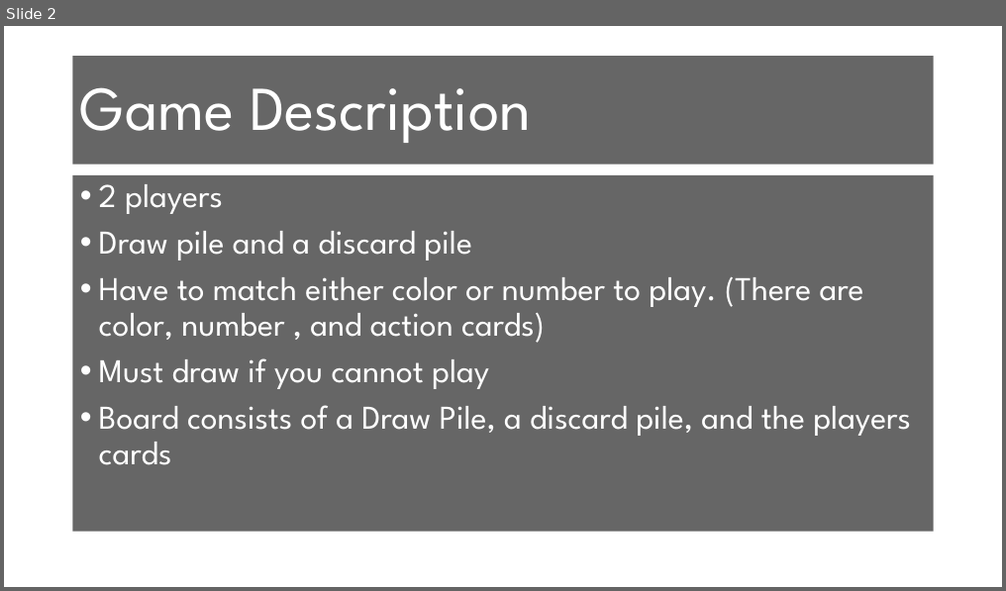
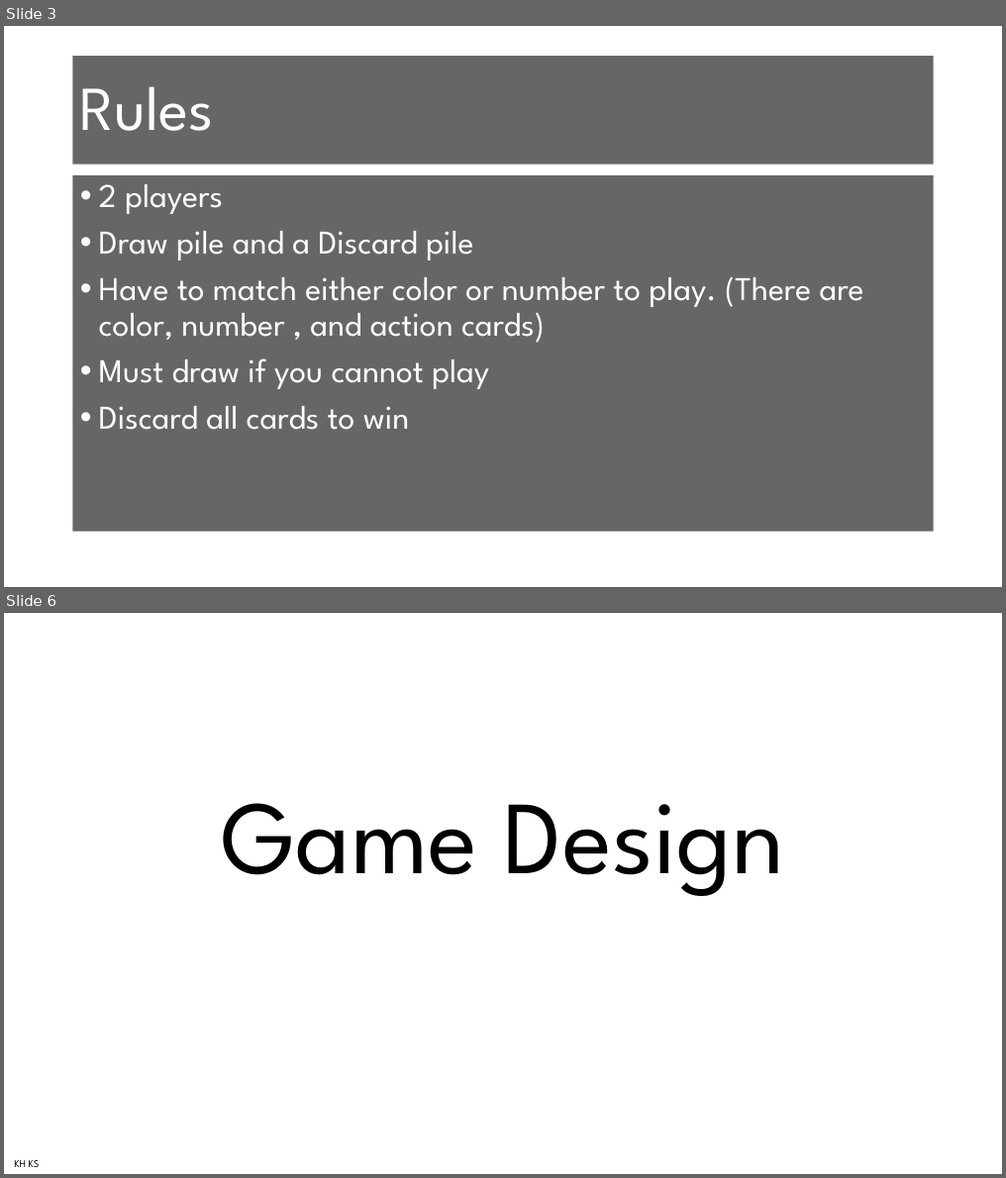
Before and after one commit to KylerSmith/Uno, a slide deck: ProjectPresentation.pptx. Shown one above the other, each under a label of ours: slide 2 before the commit, slides 3 and 6 after it; the slides between them are not shown. The pictures are 1006x591 and 1006x1178 pixels, drawn with LibreOffice and Linux fonts; fonts in the diff are those of the drawing; background and template pictures are left out. Boxes give left, top, right and bottom in pixels: in the first picture for what was removed or moved away, otherwise in the second. Text is boxed around its words. In the diff, an @@ line names an element or a change of style, - is before the commit and + after.

```diff
--- a/ProjectPresentation.pptx
+++ b/ProjectPresentation.pptx
@@ slide 6 added at [4, 613, 1002, 1174], background picture (left out) @@
@@ title added at [222, 803, 785, 896], 100 pt, text #000000 @@
+Game Design
@@ text added at [14, 1160, 40, 1167], 10 pt, text #000000 @@
+KH KS
@@ what was slide 2 is now slide 3 @@
@@ slide 3 changed as well @@
@@ title at [80, 86, 214, 131]: text changed @@
-Game Description
+Rules
@@ text at [99, 231, 474, 261]: text changed @@
-• Draw pile and a discard pile
+• Draw pile and a Discard pile
@@ text at [99, 406, 410, 430]: text changed @@
-• Board consists of a Draw Pile, a discard pile, and the players cards
+• Discard all cards to win
```
Also in this commit, not shown: 3 other slides changed, 9 other slides added, 3 slides removed.
